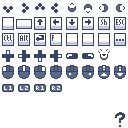
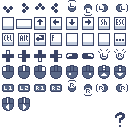
The second 128 × 128 image is a revision of the first. Changes to its layers:
painted on "Top" over [2, 0, 128, 111]
added layer "Layer 9(pasted)" above "Base Merged" over [2, 80, 128, 111]
painted on "Base Merged" over [2, 0, 128, 111]
removed layer "Back" over [2, 0, 128, 111]
added layer "Back Merged" over [2, 0, 128, 111]
